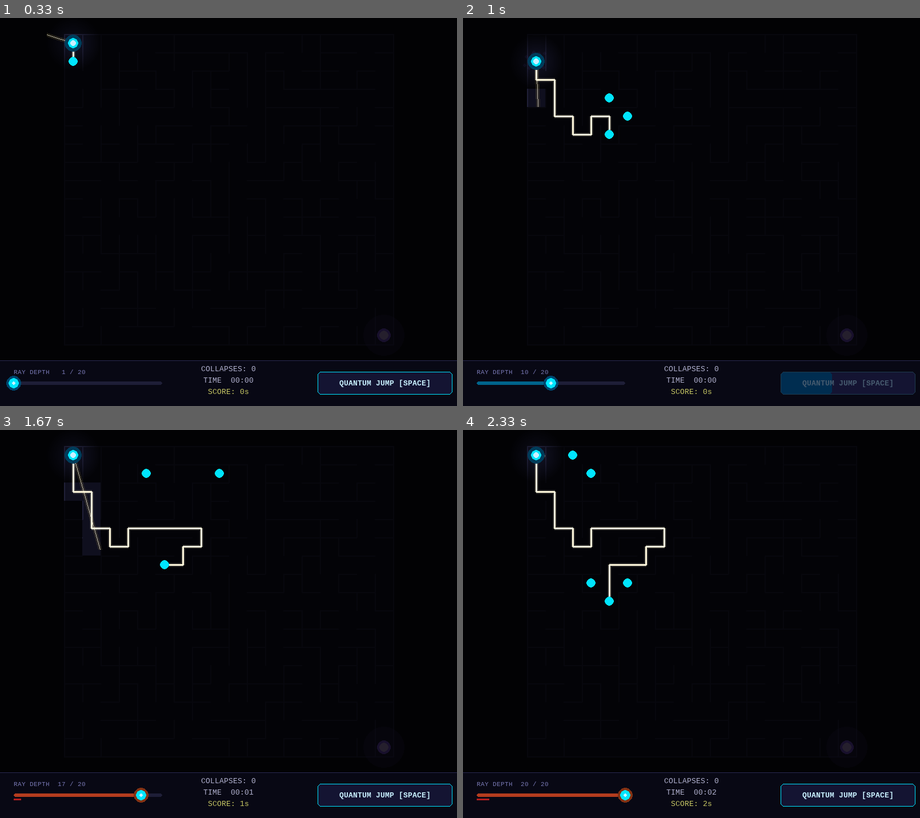
Above: before the commit, frames 1-4 (two rows, left to right).
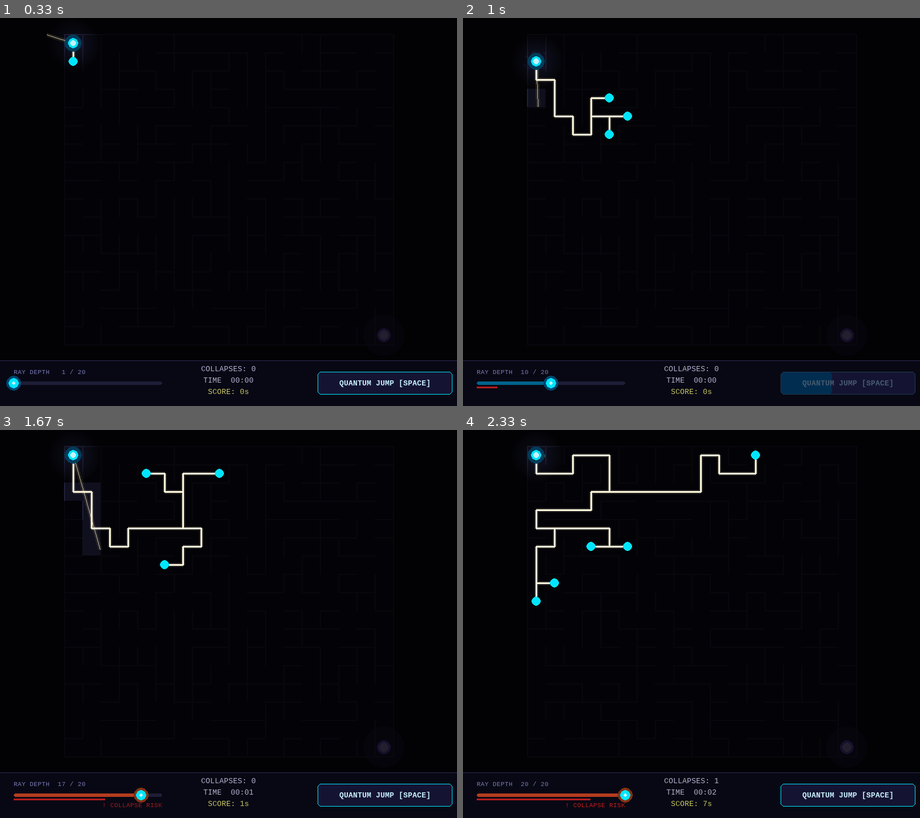
Above: after the commit, the same moments.

Repository: parzival1401/mobile_quantum-
Game: pygame game, started from quantum_maze/main.py
The game is run twice, just before and just after one commit, with the same random seed, the same clock (stepped at 60 frames per second) and the same inputs.
Inputs (mouse positions are in pixels of both pictures, inside the frame that each line leads up to):
- Up to frame 1 (0.33 s): no input
- Up to frame 2 (1 s): click "QUANTUM JUMP [SPACE]" at 0.38 s; click (549, 382) at 0.72 s
- Up to frame 3 (1.67 s): tap W at 1 s; press the mouse at (86, 794) at 1.37 s; move the mouse to (114, 748) at 1.47 s; release the mouse at (141, 701) at 1.6 s
- Up to frame 4 (2.33 s): press the mouse at (549, 794) at 1.7 s; move the mouse to (682, 635) at 1.8 s; release the mouse at (810, 476) at 1.93 s; hold Right from 2 s (still down)

Frame 1 is identical in both runs. In frame 2, 0.1% of the frame differs, in the area x 3-36%, y 20-96%; in frame 3, 0.4%; in frame 4, 2.5%, in the area x 5-65%, y 5-98%.

Commit message:
Add brightness-based collapse, all-branch ray draw, equal-probability jump
- Collapse risk now scales continuously with slider brightness (rate = (val/100)^2 × 2),
  replacing the binary hold-above-60 threshold
- BFS solver traces a path for every frontier cell (all_paths in SolveResult)
- draw_ray() renders all branches so every cyan dot is connected to the player
- Quantum jump picks uniformly from all frontier cells via random.choice

Co-Authored-By: Claude Sonnet 4.6 <noreply@anthropic.com>

Diff:
--- a/quantum_maze/main.py
+++ b/quantum_maze/main.py
@@ -5,6 +5,7 @@
 
 import sys
 import math
+import random
 import pygame
 from enum import Enum, auto
 
@@ -173,8 +174,8 @@
             _do_collapse()
 
         # ── Trigger quantum jump ──────────────────────────────────────────────
-        if btn.pressed and can_jump and solve_result and solve_result.path:
-            player.start_jump(solve_result.path[-1])
+        if btn.pressed and can_jump and solve_result and solve_result.frontier:
+            player.start_jump(random.choice(solve_result.frontier))
             state = State.JUMPING
 
         # ── Update ────────────────────────────────────────────────────────────
--- a/quantum_maze/ray_solver.py
+++ b/quantum_maze/ray_solver.py
@@ -1,9 +1,9 @@
 """
 ray_solver.py — BFS-based maze ray solver + visual renderer.
 
-The "ray" is the shortest BFS path from the player toward the exit,
-limited to depth_limit cells. Multiple BFS branches are resolved by
-picking the frontier cell with the lowest Manhattan distance to exit.
+BFS expands from the player up to depth_limit cells. Every leaf node
+(frontier cell) gets its own traced path back to start. All branches are
+drawn and each frontier cell has equal probability for quantum jump.
 """
 
 from __future__ import annotations
@@ -21,10 +21,11 @@
 # ── Result dataclass ──────────────────────────────────────────────────────────
 @dataclass
 class SolveResult:
-    path:          list   # ordered cells start → best-frontier or exit
-    reached_exit:  bool   # True only when exit is within depth_limit
-    depth_used:    int    # len(path) - 1
-    frontier:      list   # leaf cells at the depth boundary
+    path:          list         # path to the closest-to-exit frontier cell (for compat)
+    reached_exit:  bool         # True only when exit is within depth_limit
+    depth_used:    int          # max depth reached
+    frontier:      list         # all leaf cells at the depth boundary
+    all_paths:     list = field(default_factory=list)  # one path per frontier cell
 
 
 # ── Solver ────────────────────────────────────────────────────────────────────
@@ -40,8 +41,8 @@
               depth_limit: int) -> SolveResult:
         """
         BFS from start, expanding up to depth_limit cells.
-        Returns a single-chain path to the best frontier cell
-        (or exit if reachable within the limit).
+        Returns all branch paths — one per frontier cell — so every
+        frontier cell can be drawn and targeted for quantum jump.
         """
         depth_limit = max(1, depth_limit)
 
@@ -62,6 +63,7 @@
                     reached_exit=True,
                     depth_used=len(path) - 1,
                     frontier=[cell],
+                    all_paths=[path],
                 )
 
             # ── At depth limit → leaf / frontier ─────────────────────────────
@@ -78,22 +80,26 @@
 
         # BFS exhausted before reaching depth_limit (tiny maze / large limit)
         if not frontier:
-            # All reachable cells visited; treat the deepest ones as frontier
             max_d = max(depth_map.values()) if depth_map else 0
             frontier = [c for c, d in depth_map.items() if d == max_d]
             if not frontier:
                 frontier = [start]
 
-        # Pick frontier cell closest to exit by Manhattan distance
+        # Trace a path for every frontier cell
+        all_paths = [_trace(parent, f) for f in frontier]
+
+        # Keep a single "best" path for backward compatibility
         er, ec = exit_cell
-        best   = min(frontier, key=lambda c: abs(c[0] - er) + abs(c[1] - ec))
-        path   = _trace(parent, best)
+        best_idx = min(range(len(frontier)),
+                       key=lambda i: abs(frontier[i][0] - er) + abs(frontier[i][1] - ec))
+        best_path = all_paths[best_idx]
 
         return SolveResult(
-            path=path,
+            path=best_path,
             reached_exit=False,
-            depth_used=len(path) - 1,
+            depth_used=len(best_path) - 1,
             frontier=frontier,
+            all_paths=all_paths,
         )
 
 
@@ -116,33 +122,36 @@
 # ── Renderer ──────────────────────────────────────────────────────────────────
 def draw_ray(surface: pygame.Surface, result: SolveResult, cell_size: int):
     """
-    Draw the BFS ray path onto surface.
-    Draw order: bloom (glow) → core line → frontier dots.
+    Draw all BFS branch paths onto surface.
+    Draw order: bloom (glow) → core lines → frontier dots.
     Caller is responsible for correct layer order (above fog, below player).
     """
     global _bloom_surf
 
-    path = result.path
-    if len(path) < 2:
+    paths = result.all_paths if result.all_paths else ([result.path] if result.path else [])
+    paths = [p for p in paths if len(p) >= 2]
+    if not paths:
         return
 
-    pts = [_cell_px(*cell) for cell in path]
-
-    # ── Bloom pass (7 px, alpha 40, separate SRCALPHA surface) ───────────────
     size = surface.get_size()
     if _bloom_surf is None or _bloom_surf.get_size() != size:
         _bloom_surf = pygame.Surface(size, pygame.SRCALPHA)
     _bloom_surf.fill((0, 0, 0, 0))
 
-    for i in range(len(pts) - 1):
-        pygame.draw.line(_bloom_surf, (255, 248, 220, 40), pts[i], pts[i + 1], 7)
+    # ── Bloom pass (all branches) ─────────────────────────────────────────────
+    for path in paths:
+        pts = [_cell_px(*cell) for cell in path]
+        for i in range(len(pts) - 1):
+            pygame.draw.line(_bloom_surf, (255, 248, 220, 40), pts[i], pts[i + 1], 7)
     surface.blit(_bloom_surf, (0, 0))
 
-    # ── Core line (3 px, warm white) ─────────────────────────────────────────
-    for i in range(len(pts) - 1):
-        pygame.draw.line(surface, (255, 248, 220), pts[i], pts[i + 1], 3)
+    # ── Core lines (all branches, 3 px warm white) ────────────────────────────
+    for path in paths:
+        pts = [_cell_px(*cell) for cell in path]
+        for i in range(len(pts) - 1):
+            pygame.draw.line(surface, (255, 248, 220), pts[i], pts[i + 1], 3)
 
-    # ── Frontier dots ────────────────────────────────────────────────────────
+    # ── Frontier dots (equal probability → equal visual weight) ───────────────
     dot_col = (139, 92, 246) if result.reached_exit else (0, 229, 255)
     dot_r   = max(2, int(cell_size * 0.25))
     for cell in result.frontier:
--- a/quantum_maze/ui.py
+++ b/quantum_maze/ui.py
@@ -51,13 +51,14 @@
     def update(self, dt: float):
         """Call once per frame with delta-time to accumulate/decay collapse risk."""
         self._force_collapse = False
-        if self._drag and self.value > 60:
-            self._collapse_risk = min(1.0, self._collapse_risk + dt * 0.4)
-            if self._collapse_risk >= 1.0:
-                self._collapse_risk  = 0.0
-                self._force_collapse = True
-        elif self.value <= 60:
-            self._collapse_risk = max(0.0, self._collapse_risk - dt * 0.2)
+        brightness = self.value / 100.0          # 0.0 (dark) → 1.0 (fully bright)
+        rate = brightness ** 2 * 2.0             # near-zero when dark, fast when bright
+        self._collapse_risk = min(1.0, self._collapse_risk + dt * rate)
+        if self._collapse_risk >= 1.0:
+            self._collapse_risk  = 0.0
+            self._force_collapse = True
+        if self.value == 0:
+            self._collapse_risk = max(0.0, self._collapse_risk - dt * 0.5)
 
     # ── Events ────────────────────────────────────────────────────────────────
     def _val_to_x(self, v):
